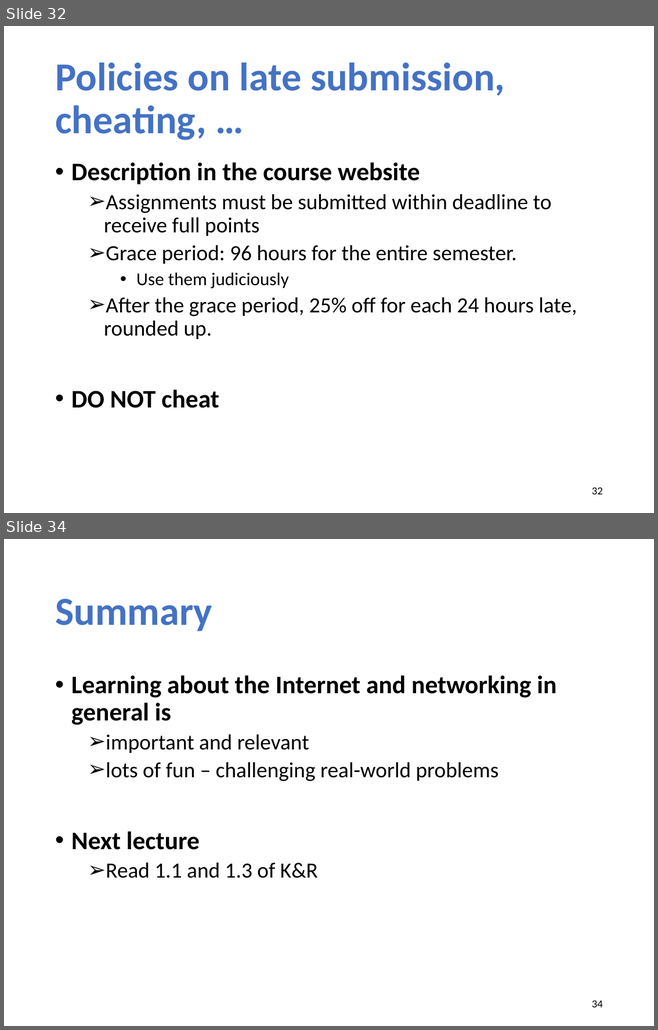
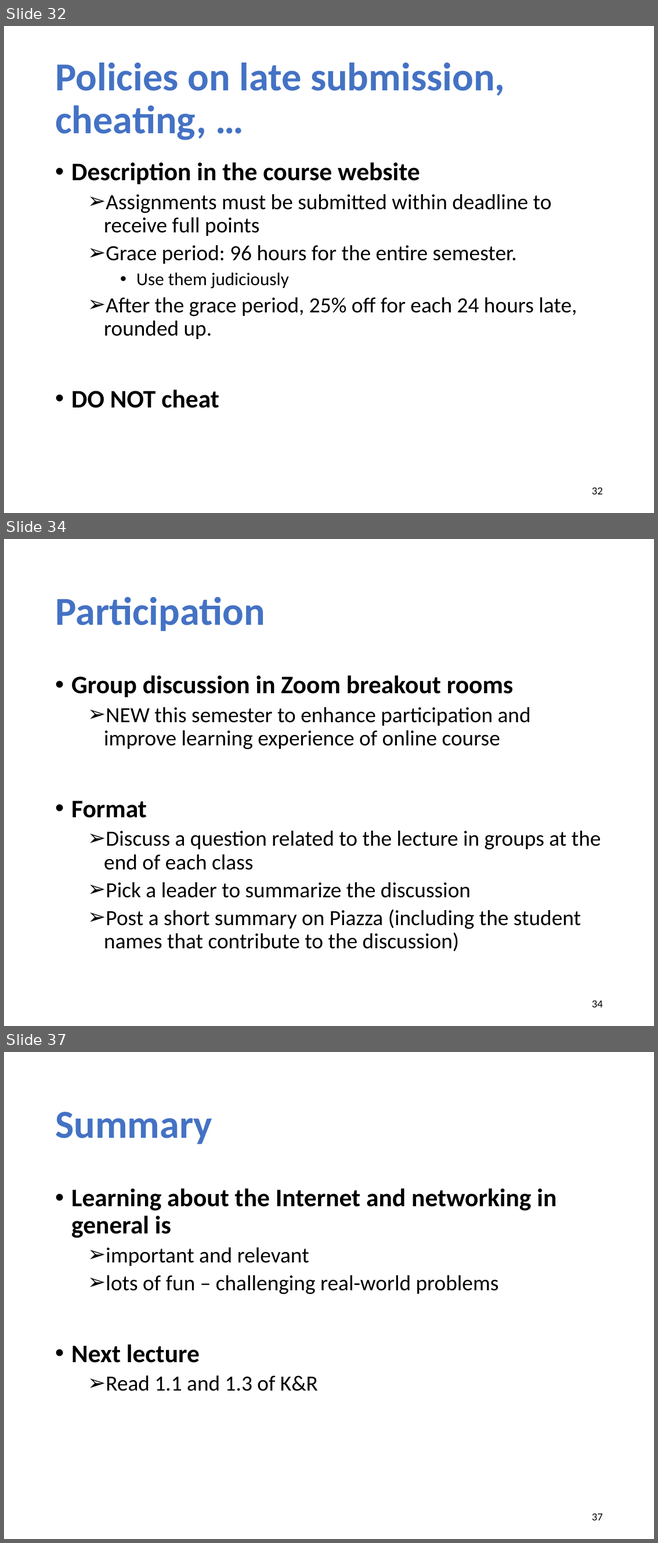
Before and after one commit to xinjin/course-net, a slide deck: slides/lec01_introduction.pptx. Shown one above the other, each under a label of ours: slides 32 and 34 before the commit, slides 32, 34 and 37 after it; the slides between them are not shown. The pictures are 658x1030 and 658x1543 pixels, drawn with LibreOffice and Linux fonts; fonts in the diff are those of the drawing. Boxes give left, top, right and bottom in pixels: in the first picture for what was removed or moved away, otherwise in the second. Text is boxed around its words. In the diff, an @@ line names an element or a change of style, - is before the commit and + after.

```diff
--- a/slides/lec01_introduction.pptx
+++ b/slides/lec01_introduction.pptx
@@ slide 34 added at [4, 539, 654, 1026], background #FFFFFF @@
@@ title added at [55, 597, 265, 631], 44 pt, text #4472C4, bold @@
+Participation
@@ text added at [71, 675, 601, 951], 24 pt, text #000000 @@
+• Group discussion in Zoom breakout rooms
+  ➢ NEW this semester to enhance participation and improve learning experience of online course
+• Format
+  ➢ Discuss a question related to the lecture in groups at the end of each class
+  ➢ Pick a leader to summarize the discussion
+  ➢ Post a short summary on Piazza (including the student names that contribute to the discussion)
@@ page number added at [592, 1001, 603, 1008], 12 pt, text #000000 @@
+34
@@ what was slide 34 is now slide 37 @@
@@ page number at [592, 1514, 603, 1521]: text changed @@
-34
+37
```
Also in this commit, not shown: 10 slides changed, 2 other slides added, 1 other file.
